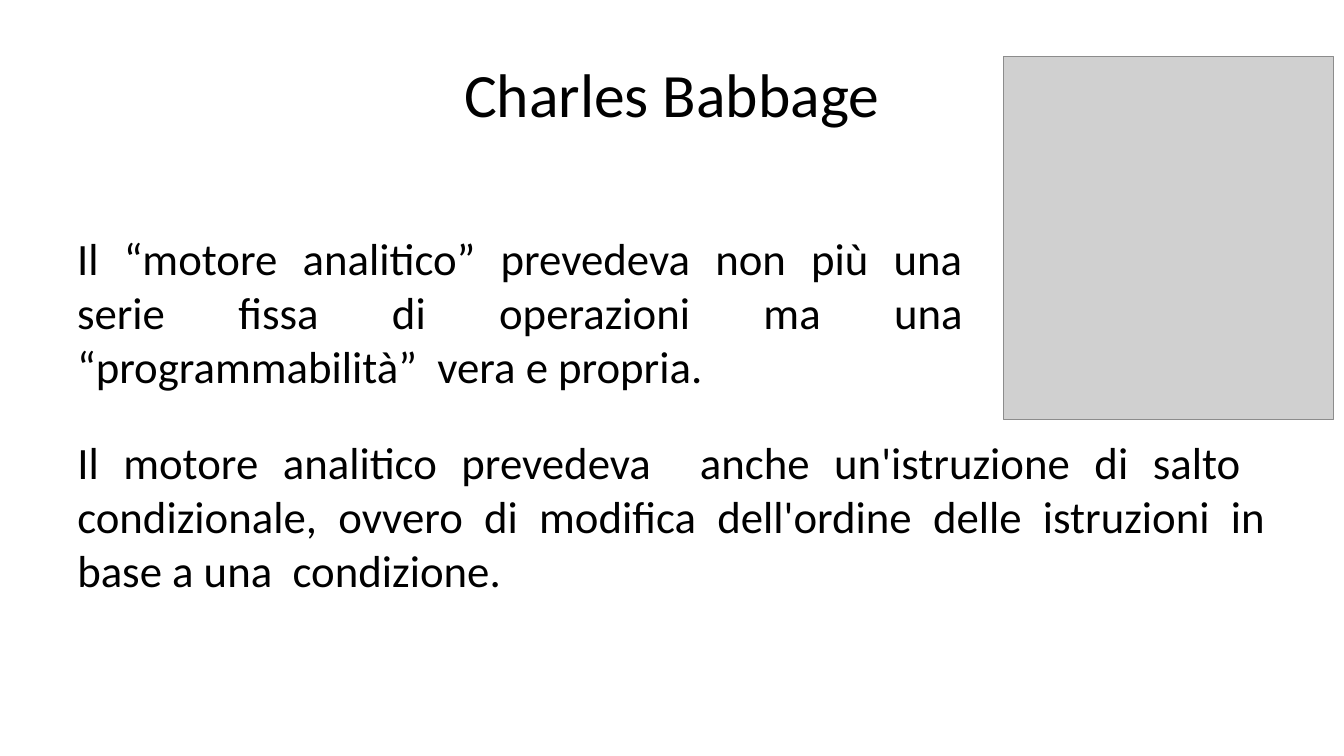
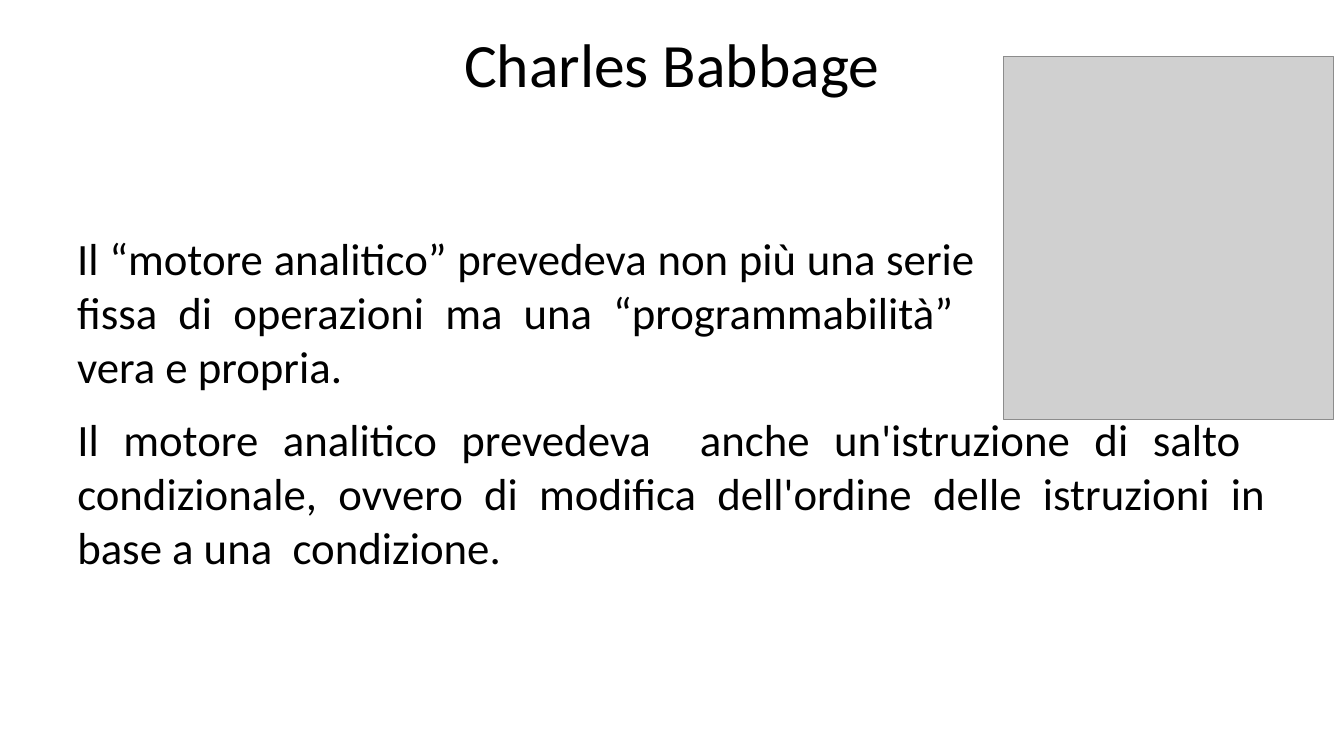
Before and after one commit to informaticacrilazio/sitedesign, a slide deck: slide 32 of CorsoCRI/Modulo_01_Lezione_01_Informatica.pptx. Drawn at 1344x756 pixels with LibreOffice and Linux fonts; fonts in the diff are those of the drawing; grey boxes stand for pictures. Boxes give left, top, right and bottom in pixels: in the first picture for what was removed or moved away, otherwise in the second. Text is boxed around its words. In the diff, an @@ line names an element or a change of style, - is before the commit and + after.

```diff
--- a/CorsoCRI/Modulo_01_Lezione_01_Informatica.pptx
+++ b/CorsoCRI/Modulo_01_Lezione_01_Informatica.pptx
@@ title "Charles Babbage": place and size @@
-title "Charles Babbage" at (464, 74, 879, 128)
+title "Charles Babbage" at (464, 44, 879, 98)
@@ text "Il “motore analitico” prevedeva non ..." rewrapped from (77, 243, 963, 391) to (77, 243, 974, 391) @@
@@ text "Il motore analitico prevedeva anche ..." rewrapped from (77, 448, 1265, 588) to (77, 419, 1265, 565) @@
```
Also in this commit, not shown: 65 other slides changed.
